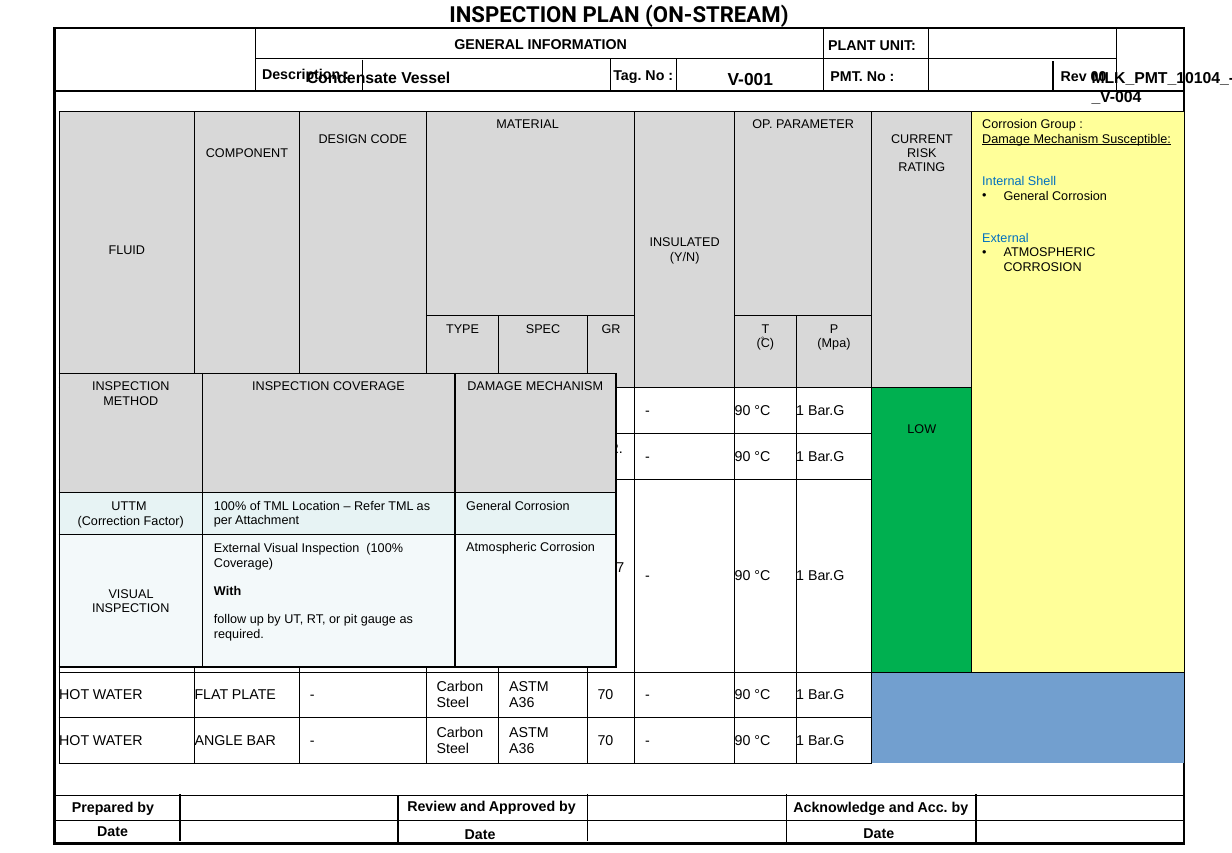
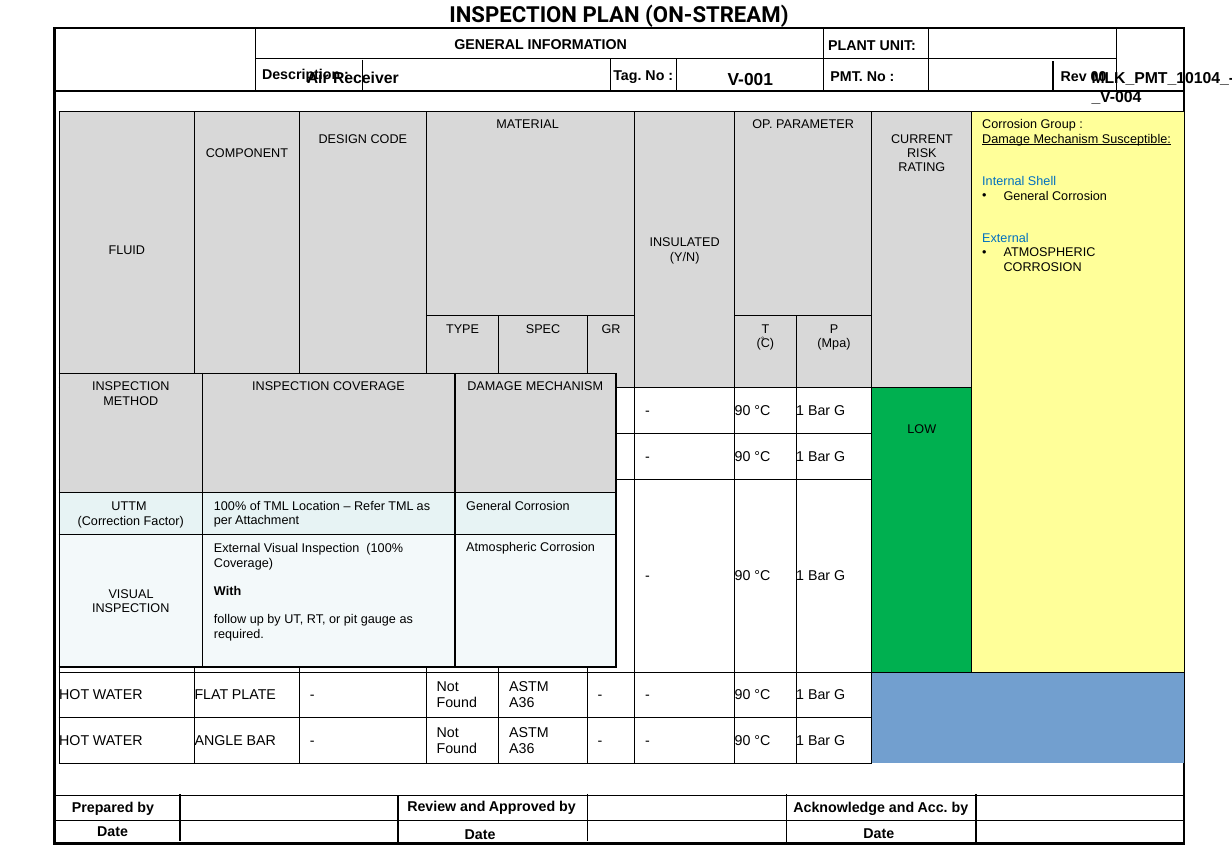
Before and after one commit to AMIRULHAFIZI/IPetro_Workshop_2, a slide deck: slide 5 of outputs/Inspection_Plan_MLK_PMT_10104_-_V-004.pptx. Drawn at 1232x853 pixels with LibreOffice and Linux fonts; fonts in the diff are those of the drawing; background and template pictures are left out. Boxes give left, top, right and bottom in pixels: in the first picture for what was removed or moved away, otherwise in the second. Text is boxed around its words. In the diff, an @@ line names an element or a change of style, - is before the commit and + after.

```diff
--- a/outputs/Inspection_Plan_MLK_PMT_10104_-_V-004.pptx
+++ b/outputs/Inspection_Plan_MLK_PMT_10104_-_V-004.pptx
@@ text at (x1=307, y1=71, x2=399, y2=88): text changed @@
-Condensate Vessel
+Air Receiver
@@ table at (x1=59, y1=111, x2=1186, y2=757) @@
-row 3: HOT WATER | ANGLE BAR | - | Carbon Steel | ASTM A36 | 70 | - | 90 °C | 1 Bar.G | LOW | 
+row 3: HOT WATER | ANGLE BAR | - | Not Found | ASTM A36 | - | - | 90 °C | 1 Bar G | LOW | 
-row 4: HOT WATER | ANGLE BAR | - | Stainless Steel | ASTM A36 | GR.70 | - | 90 °C | 1 Bar.G |  | 
+row 4: HOT WATER | ANGLE BAR | - | Not Found | ASTM A36 | - | - | 90 °C | 1 Bar G |  | 
-row 5: HOT WATER | FLAT PLATE | - | Stainless Steel | ASTM A36 | Gr.70 | - | 90 °C | 1 Bar.G |  | 
+row 5: HOT WATER | FLAT PLATE | - | Not Found | ASTM A36 | - | - | 90 °C | 1 Bar G |  | 
-row 6: HOT WATER | FLAT PLATE | - | Carbon Steel | ASTM A36 | 70 | - | 90 °C | 1 Bar.G |  | 
+row 6: HOT WATER | FLAT PLATE | - | Not Found | ASTM A36 | - | - | 90 °C | 1 Bar G |  | 
-row 7: HOT WATER | ANGLE BAR | - | Carbon Steel | ASTM A36 | 70 | - | 90 °C | 1 Bar.G |  | 
+row 7: HOT WATER | ANGLE BAR | - | Not Found | ASTM A36 | - | - | 90 °C | 1 Bar G |  | 
```
Also in this commit, not shown: 5 other slides changed, 11 other files.
